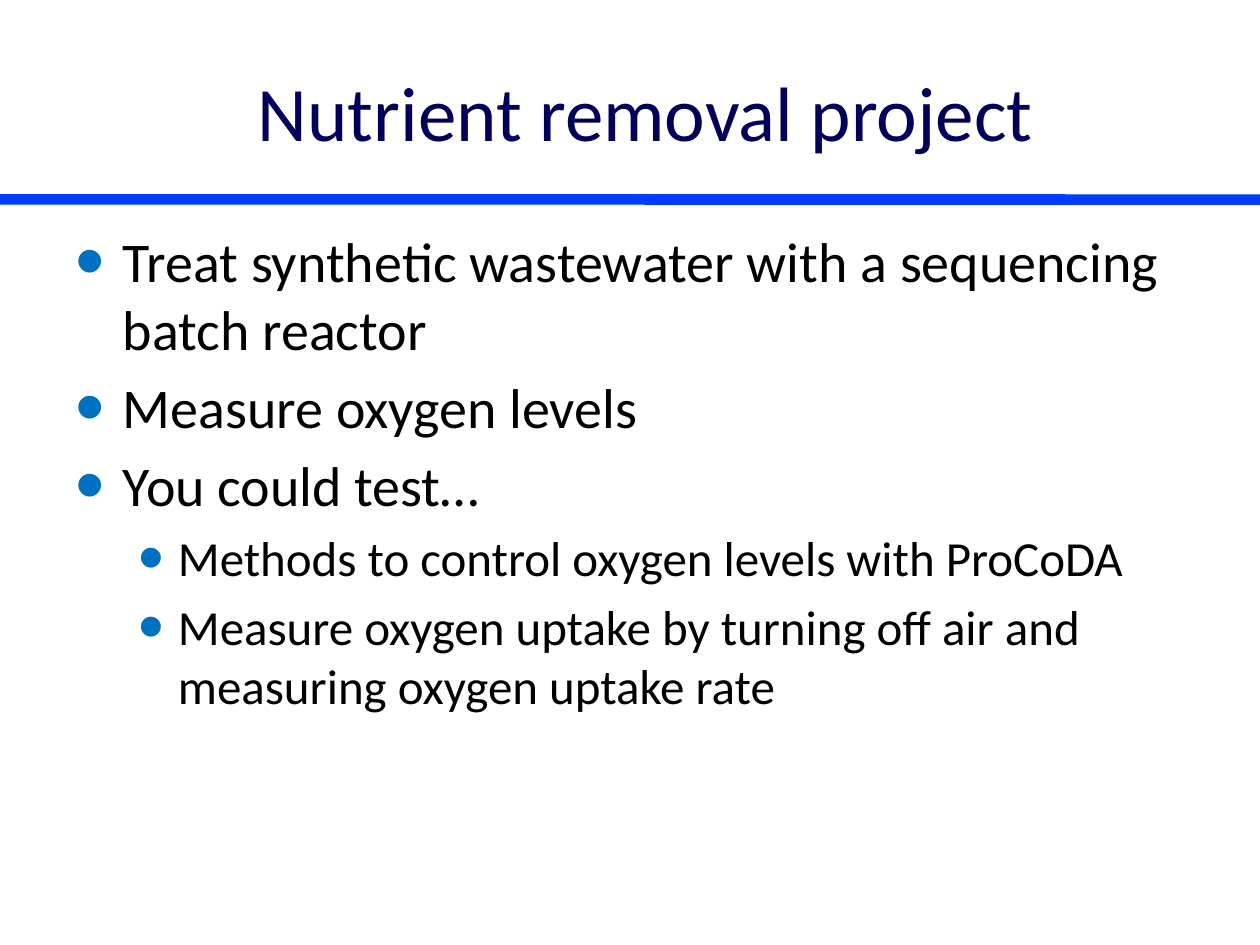
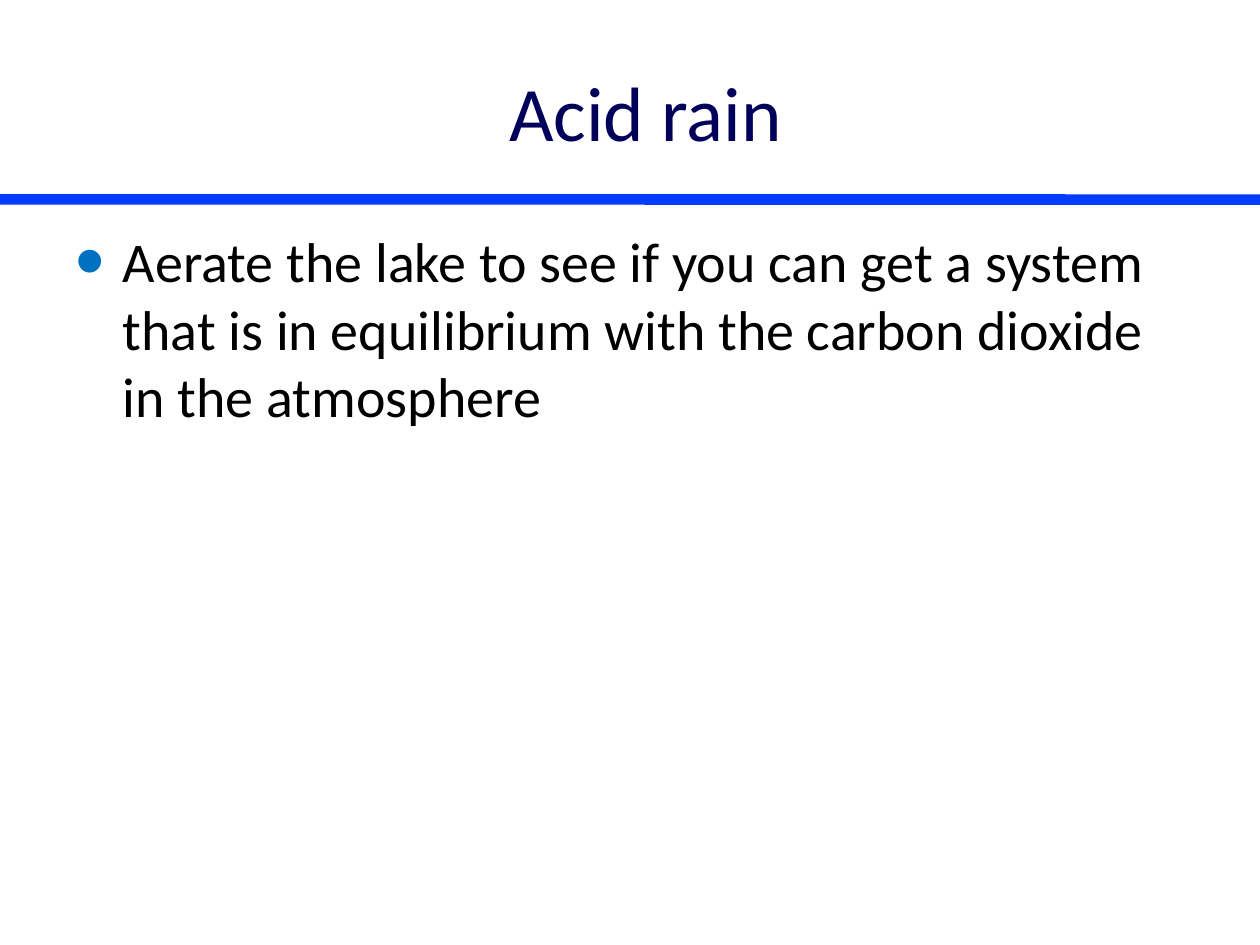
Before and after one commit to monroews/CEE4530, a slide deck: slide 8 of website/pptx/Project_Ideas.pptx. Drawn at 1260x945 pixels with LibreOffice and Linux fonts; fonts in the diff are those of the drawing. Boxes give left, top, right and bottom in pixels: in the first picture for what was removed or moved away, otherwise in the second. Text is boxed around its words. In the diff, an @@ line names an element or a change of style, - is before the commit and + after.

Commit message:
project ideas

```diff
--- a/website/pptx/Project_Ideas.pptx
+++ b/website/pptx/Project_Ideas.pptx
@@ title at (509, 87, 782, 142): text changed @@
-Nutrient removal project
+Acid rain
@@ text at (123, 243, 1143, 426): text changed; size 28 to 32 pt @@
-• Treat synthetic wastewater with a sequencing batch reactor
-• Measure oxygen levels
-• You could test…
-  • Methods to control oxygen levels with ProCoDA
-  • Measure oxygen uptake by turning off air and measuring oxygen uptake rate
+• Aerate the lake to see if you can get a system that is in equilibrium with the carbon dioxide in the atmosphere
```
Also in this commit, not shown: 5 other slides changed, 1 slide added, 3 slides removed, 1 other file.
